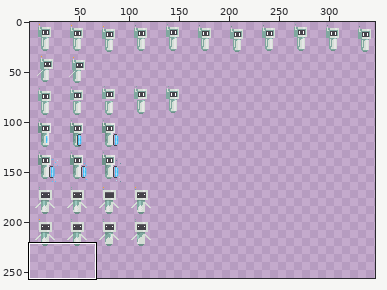
Two versions of one sprite sheet, assets/sprites/robo.png. Above: a wide view before the commit, with the close-up outlined.
Close-up. First the earlier version:
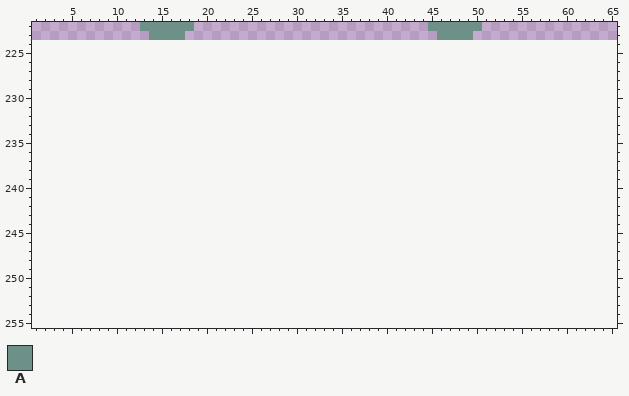
The file is 352x224 pixels. Colours within 5 levels of each other are drawn and written as one. Shown: x 1..65, y 222..255. The old version is drawn lined up with the new one, on the new canvas. The wide view leaves out empty margins.
Palette (. is transparent): A #6d9189
Pixels before, first column x 13:
222 AAAAAA..........................AAAAAA
223 .AAAA............................AAAA.
And afterwards:
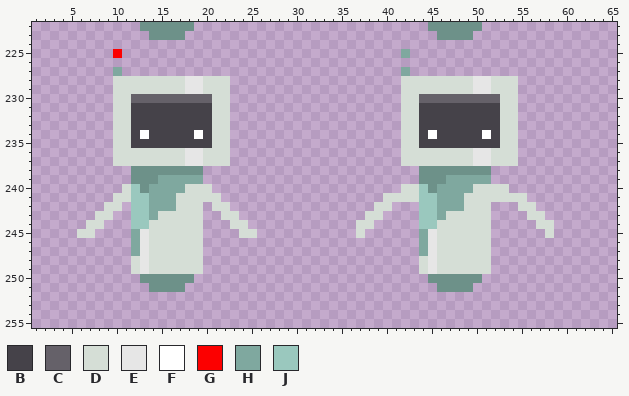
Colours new in this view: B #454249  C #656169  D #d5ded6  E #e6e6e6  F #ffffff  G #fc0000  H #7fa89f  J #9ac8be
Changes in this commit:
canvas 352x224 -> 352x256
Changed rows in their new state; - is an unchanged pixel.
first column x 6:
225 ----G-------------------------------H----------------
227 ----H-------------------------------H----------------
228 ----DDDDDDDDEEDDD-------------------DDDDDDDDEEDDD----
229 ----DDDDDDDDEEDDD-------------------DDDDDDDDEEDDD----
230 ----DDCCCCCCCCCDD-------------------DDCCCCCCCCCDD----
231 ----DDBBBBBBBBBDD-------------------DDBBBBBBBBBDD----
232 ----DDBBBBBBBBBDD-------------------DDBBBBBBBBBDD----
233 ----DDBBBBBBBBBDD-------------------DDBBBBBBBBBDD----
234 ----DDBFBBBBBFBDD-------------------DDBFBBBBBFBDD----
235 ----DDBBBBBBBBBDD-------------------DDBBBBBBBBBDD----
236 ----DDDDDDDDEEDDD-------------------DDDDDDDDEEDDD----
237 ----DDDDDDDDEEDDD-------------------DDDDDDDDEEDDD----
238 ------AAAAAAAA------------------------AAAAAAAA-------
239 ------AAAHHHHH------------------------AAAHHHHH-------
240 -----DJAHHHHDDD---------------------DDJAHHHHDDDD-----
241 ----DDJJHHHDDDDD------------------DDDDJJHHHDDDDDDD---
242 ---DD-JJHHHDDD-DD----------------DD---JJHHHDDD---DD--
243 --DD--JJHDDDDD--DD--------------DD----JJHDDDDD----DD-
244 -DD---JJDDDDDD---DD------------DD-----JJDDDDDD-----DD
245 DD----HEDDDDDD----DD-----------D------HEDDDDDD------D
246 ------HEDDDDDD------------------------HEDDDDDD-------
247 ------HEDDDDDD------------------------HEDDDDDD-------
248 ------DEDDDDDD------------------------DEDDDDDD-------
249 ------DEDDDDDD------------------------DEDDDDDD-------
250 -------AAAAAA--------------------------AAAAAA--------
251 --------AAAA----------------------------AAAA---------
Boxes around the changes in both close-ups, in picture pixels (x1, y1, x2, y2):
added: (77, 49, 257, 292)
added: (356, 49, 554, 292)
